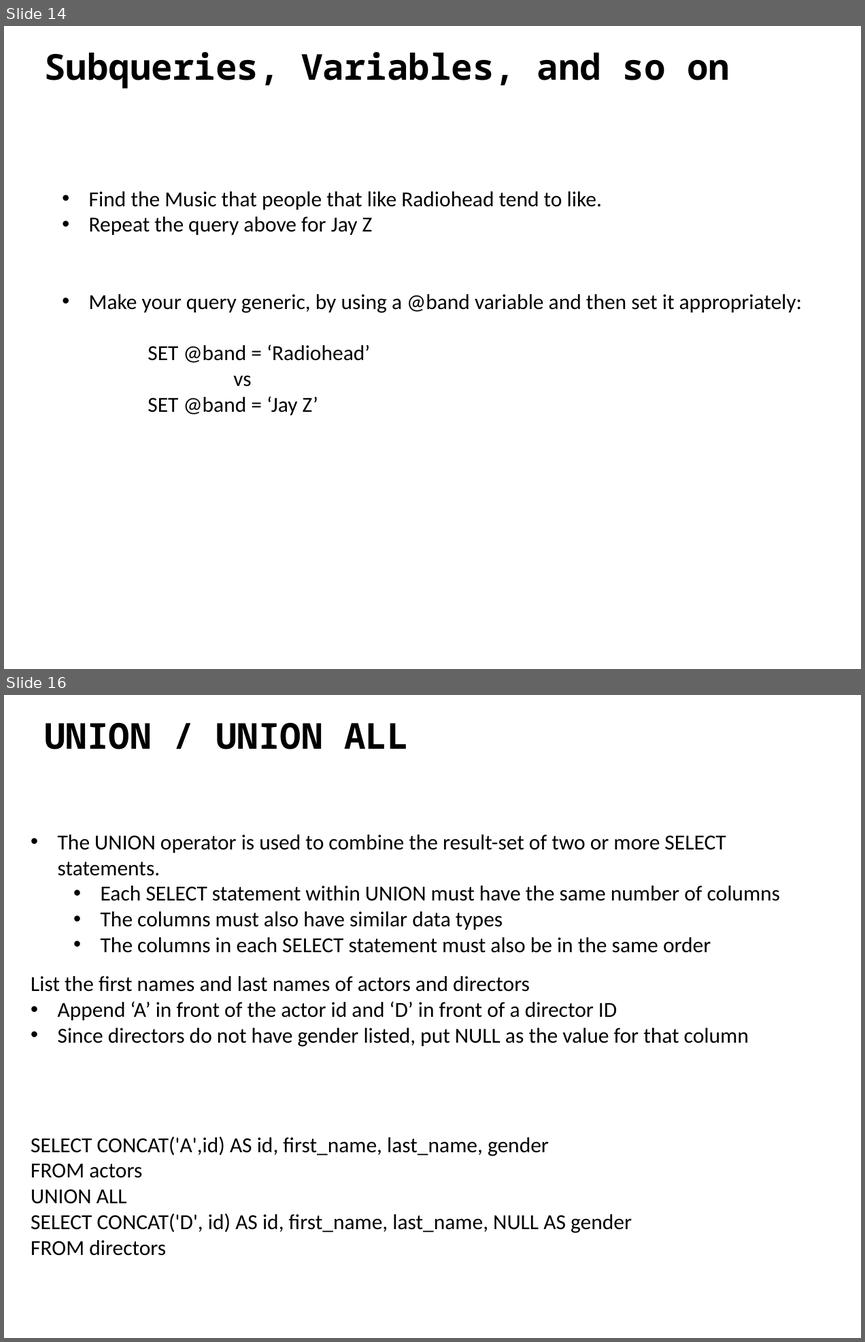
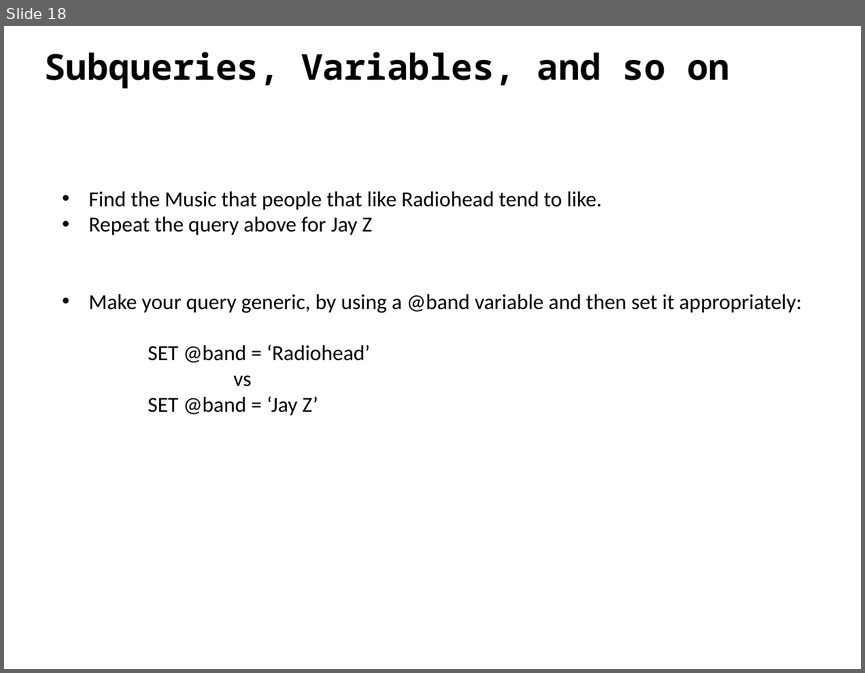
Before and after one commit to ipeirotis/introduction-to-databases, a slide deck: session6/F-SQL_Subqueries.pptx. Shown one above the other, each under a label of ours: slides 14 and 16 before the commit, slide 18 after it; the slides between them are not shown. The pictures are 865x1342 and 865x673 pixels, drawn with LibreOffice and Linux fonts; fonts in the diff are those of the drawing. Boxes give left, top, right and bottom in pixels: in the first picture for what was removed or moved away, otherwise in the second. Text is boxed around its words. In the diff, an @@ line names an element or a change of style, - is before the commit and + after.

```diff
--- a/session6/F-SQL_Subqueries.pptx
+++ b/session6/F-SQL_Subqueries.pptx
@@ slide 16 removed at (4, 695, 861, 1338), background #FFFFFF @@
@@ text removed at (44, 723, 408, 749) @@
-UNION / UNION ALL
@@ text removed at (58, 834, 780, 953) @@
-• The UNION operator is used to combine the result-set of two or more SELECT statements.
-  • Each SELECT statement within UNION must have the same number of columns
-  • The columns must also have similar data types
-  • The columns in each SELECT statement must also be in the same order
@@ text removed at (31, 976, 749, 1047) @@
-List the first names and last names of actors and directors
-• Append ‘A’ in front of the actor id and ‘D’ in front of a director ID
-• Since directors do not have gender listed, put NULL as the value for that column
@@ text removed at (31, 1136, 632, 1255) @@
-SELECT CONCAT('A',id) AS id, first_name, last_name, gender
-FROM actors
-UNION ALL
-SELECT CONCAT('D', id) AS id, first_name, last_name, NULL AS gender
-FROM directors
@@ what was slide 14 is now slide 18 @@
```
Also in this commit, not shown: 5 slides changed, 7 slides added, 3 other slides removed.
